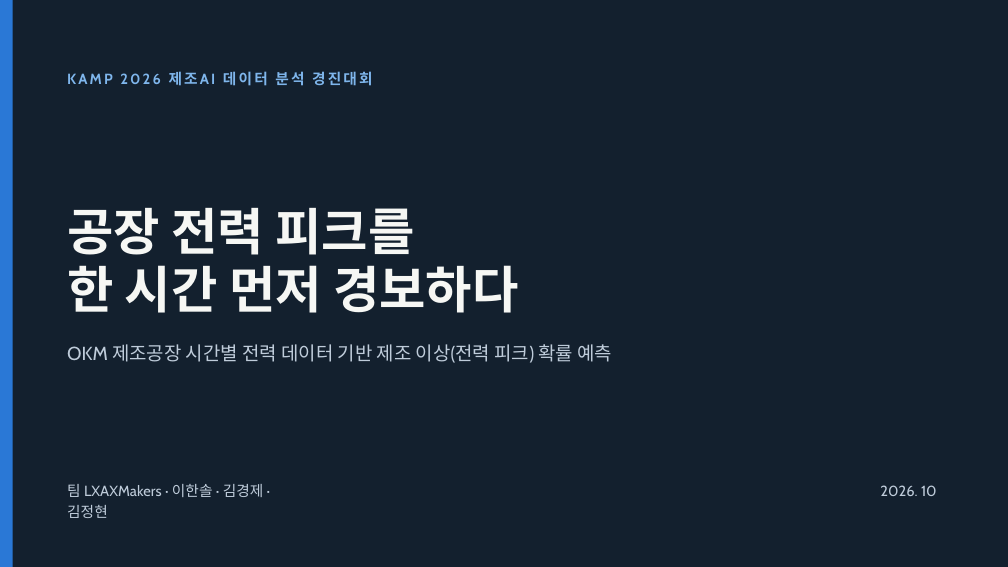
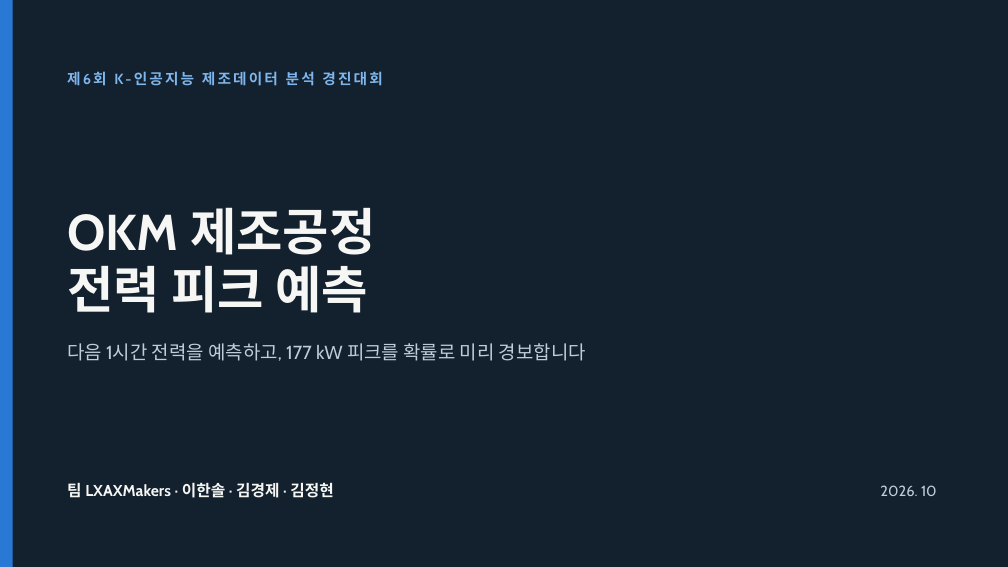
Before and after one commit to jgi0117/KAMP-Competition, a slide deck: slide 1 of docs/presentation/OKM 전력 피크 예측 발표.pptx. Drawn at 1008x567 pixels with LibreOffice and Linux fonts; fonts in the diff are those of the drawing. Boxes give left, top, right and bottom in pixels: in the first picture for what was removed or moved away, otherwise in the second. Text is boxed around its words. In the diff, an @@ line names an element or a change of style, - is before the commit and + after.

```diff
--- a/docs/presentation/OKM 전력 피크 예측 발표.pptx
+++ b/docs/presentation/OKM 전력 피크 예측 발표.pptx
@@ text at [67,71,383,86]: text changed @@
-KAMP 2026 제조AI 데이터 분석 경진대회
+제6회 K-인공지능 제조데이터 분석 경진대회
@@ title at [67,207,375,313]: text changed @@
-공장 전력 피크를
-한 시간 먼저 경보하다
+OKM 제조공정
+전력 피크 예측
@@ text at [67,343,586,361]: text changed @@
-OKM 제조공장 시간별 전력 데이터 기반 제조 이상(전력 피크) 확률 예측
+다음 1시간 전력을 예측하고, 177 kW 피크를 확률로 미리 경보합니다
@@ text "팀 LXAXMakers · 이한솔 · ..." at [67,482,333,498]: size 14 to 15 pt, text colour #BFCCDA to #F6F7F4, bold on; line spacing 19.6pt to 21pt @@
```
Also in this commit, not shown: 3 other slides changed, 22 slides added, 16 slides removed.
